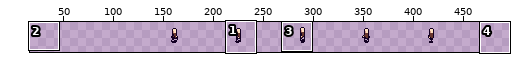
Sprite sheet: public/assets/Characters/Human/Outworld/Jump/East/sheet.png. Above, an overview of the earlier version with the close-up marked.
Close-up. Before the commit:
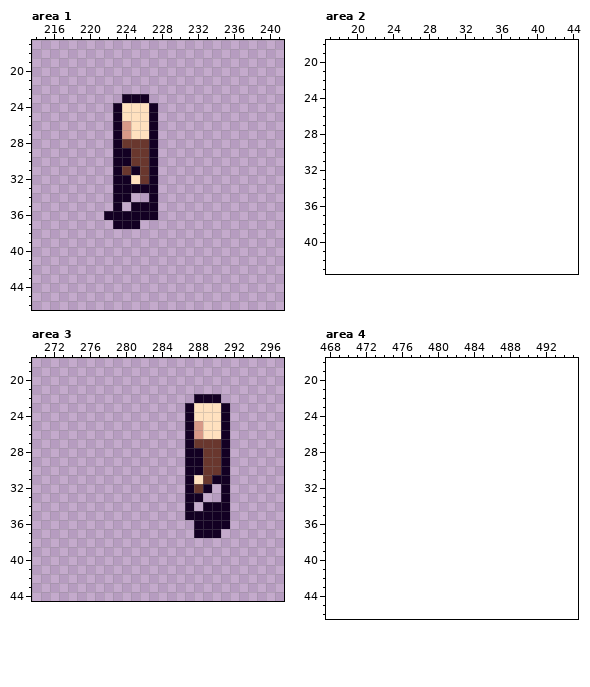
The file is 320x64 pixels. Shown: area 1: x 214..241, y 17..46; area 2: x 17..44, y 18..43; area 3: x 270..297, y 18..44; area 4: x 468..495, y 18..46. The old version is drawn lined up with the new one, on the new canvas. The wide view leaves out empty margins. The commit also changed other parts of the picture, which this record leaves out.
After the commit:
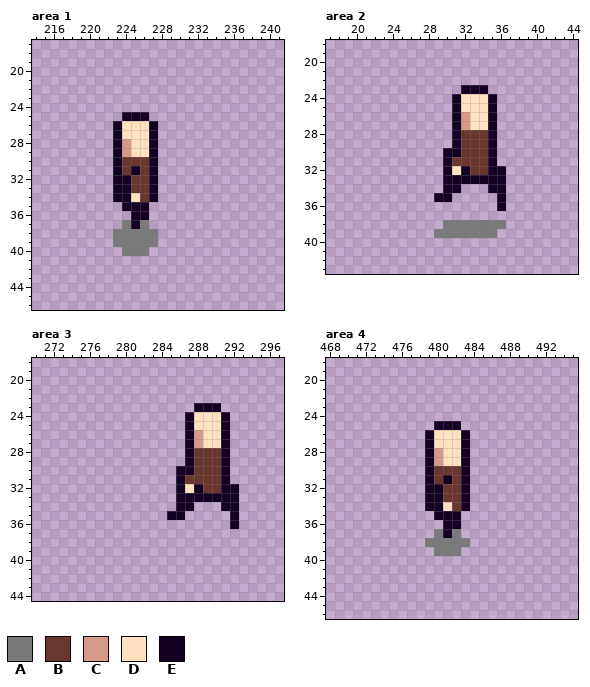
Palette (. is transparent): A #7a7a7a  B #69372e  C #d89988  D #ffe1bf  E #130023
From old to new:
canvas 320x64 -> 512x64, the old top-left corner now at 129,-4 (the part of the old canvas that was cut away was empty and is not shown)
Area 1:
y 23: x 224..226 EEE -> ...
y 24: x 223..227 EDDDE -> .....
y 25: x 223..227 EDDDE -> .EEE.
y 26..27: x 224 C -> D
y 28: x 224..226 BBB -> CDD
y 29: x 224..226 EBB -> CDD
y 30: x 224 E -> B
y 32: x 225 D -> B
y 33: x 225..226 EE -> BB
y 34: x 225..226 .. -> DB
y 35: x 223..224 E. -> .E; x 227 E -> .
y 36: x 222..224 EEE -> ...; x 227 E -> .
y 37: x 223..224 EE -> .A; x 226 . -> A
y 38..39: x 223..227 ..... -> AAAAA
y 40: x 224..226 ... -> AAA
Area 2:
y 23: x 32..34 ... -> EEE
y 24..25: x 31..35 ..... -> EDDDE
y 26..27: x 31..35 ..... -> ECDDE
y 28..29: x 31..35 ..... -> EBBBE
y 30: x 30..35 ...... -> EEBBBE
y 31: x 30..35 ...... -> EBBBBE
y 32: x 30..36 ....... -> EDEBBEE
y 33: x 30..36 ....... -> EEEEEEE
y 34: x 30..31 .. -> EE; x 35..36 .. -> EE
y 35: x 29..30 .. -> EE; x 36 . -> E
y 36: x 36 . -> E
y 38: x 30..36 ....... -> AAAAAAA
y 39: x 29..35 ....... -> AAAAAAA
Area 3:
y 22: x 288..290 EEE -> ...
y 23: x 287..291 EDDDE -> .EEE.
y 25: x 288 C -> D
y 27: x 288..290 BBB -> CDD
y 28..29: x 288 E -> B
y 30: x 286 . -> E; x 288 E -> B
y 31: x 286..288 .ED -> EBB; x 290 E -> B
y 32: x 286..290 .EBE. -> EDEBB; x 292 . -> E
y 33: x 286 . -> E; x 289..290 .. -> EE; x 292 . -> E
y 34: x 286 . -> E; x 289..290 EE -> ..; x 292 . -> E
y 35: x 285..292 ..EEEEE. -> EE.....E
y 36: x 288..292 EEEE. -> ....E
y 37: x 288..290 EEE -> ...
Area 4:
y 25: x 480..482 ... -> EEE
y 26..27: x 479..483 ..... -> EDDDE
y 28..29: x 479..483 ..... -> ECDDE
y 30: x 479..483 ..... -> EBBBE
y 31: x 479..483 ..... -> EBEBE
y 32..33: x 479..483 ..... -> EEBBE
y 34: x 479..483 ..... -> EEDBE
y 35: x 480..482 ... -> EEE
y 36: x 481..482 .. -> EE
y 37: x 480..482 ... -> AEA
y 38: x 479..483 ..... -> AAAAA
y 39: x 480..482 ... -> AAA
Boxes around the changes in both close-ups, in picture pixels (x1, y1, x2, y2):
changed: (104, 94, 158, 256)
added: (434, 85, 506, 238)
changed: (167, 394, 239, 538)
added: (425, 421, 470, 556)
